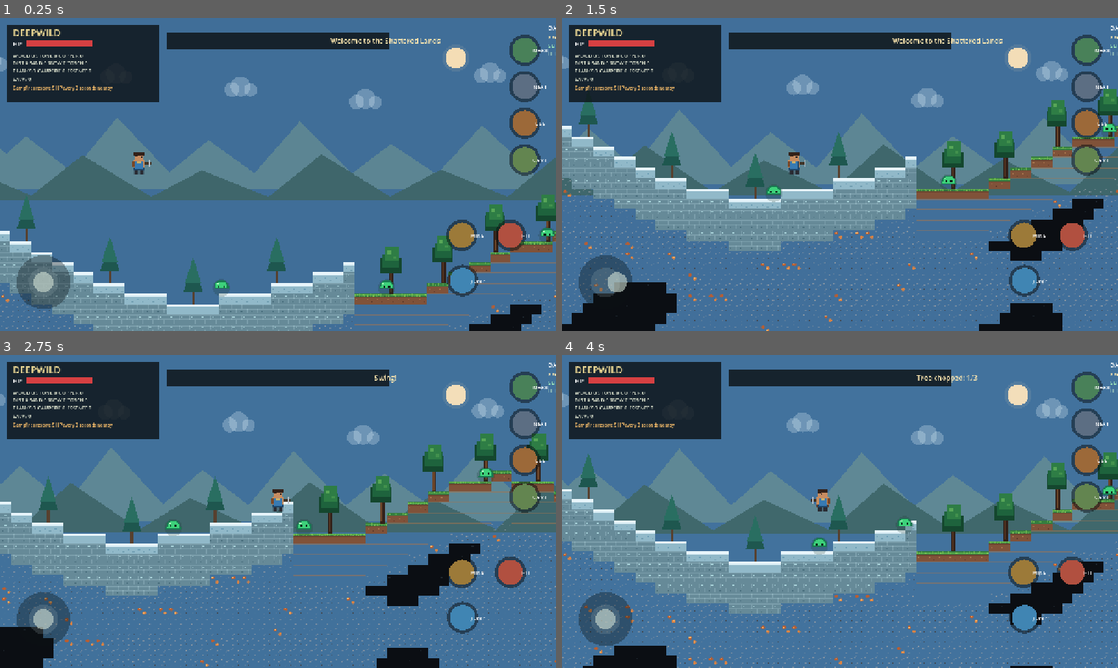
Above: before the commit, frames 1-4 (two rows, left to right).
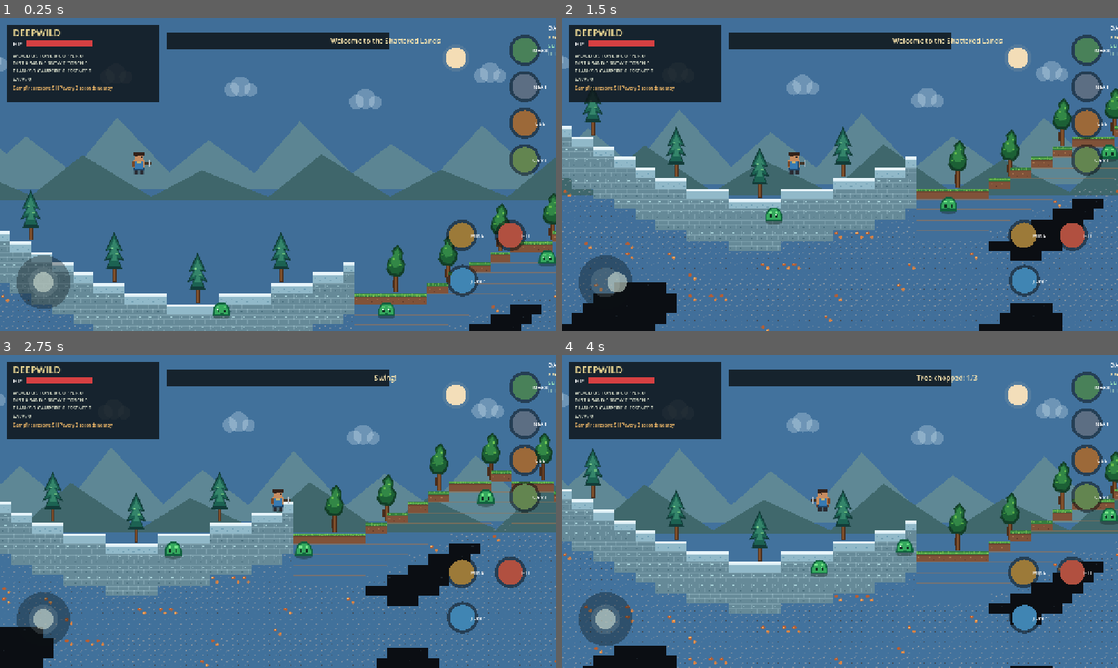
Above: after the commit, the same moments.

Repository: filesgloom-png/DEEPWILD-Shattered-Lands
Game: Godot game, scene res://scenes/main.tscn
Two runs of this game, one before a commit and one after it. Both use one fixed random seed, a clock stepped at 60 frames per second and the inputs below.
Inputs (mouse positions are in pixels of both pictures, inside the frame that each line leads up to):
- Up to frame 1 (0.25 s): no input
- Up to frame 2 (1.5 s): tap Enter (ui_accept) at 0.5, 0.77 s; move the mouse to (962, 158) at 0.52 s; hold Right (ui_right) 0.53-1.25 s; hold E 0.53-1.25 s; click (962, 158) at 0.67 s; drag from (728, 190) to (812, 237) at 1.27 s
- Up to frame 3 (2.75 s): move the mouse to (333, 442) at 2.02 s; hold Right (ui_right) from 2.03 s (still down); tap X at 2.1 s
- Up to frame 4 (4 s): release Right (ui_right) at 2.75 s; drag from (812, 574) to (673, 464) at 2.77 s; move the mouse to (1006, 558) at 3.52 s; hold Left (ui_left) from 3.53 s (still down); tap F at 3.6 s; tap Enter (ui_accept) at 3.77 s

The runs differ from the first frame. In frame 1, 3.0% of the frame differs, in the area x 3-100%, y 54-96%; in frame 2, 3.1%; in frame 3, 3.3%, in the area x 7-100%, y 24-66%; in frame 4, 3.2%.

Commit message:
Use atlas sprites for trees, biome plants and slimes

Diff:
--- a/scripts/main.gd
+++ b/scripts/main.gd
@@ -2,6 +2,7 @@
 
 const TILE := 24
 const TERRAIN_ATLAS: Texture2D = preload("res://assets/terrain_atlas.svg")
+const CREATURE_ATLAS: Texture2D = preload("res://assets/creature_atlas.svg")
 const WORLD_WIDTH := 240
 const WORLD_DEPTH := 46
 const GRAVITY := 1150.0
@@ -676,26 +677,13 @@
 				draw_colored_polygon(PackedVector2Array([Vector2(px + 10, ground_screen_y - 8), Vector2(px + 13, ground_screen_y - 18), Vector2(px + 16, ground_screen_y - 8)]), Color(1.0, 0.78, 0.22))
 
 func _draw_cactus(x: float, y: float) -> void:
-	draw_rect(Rect2(x + 9, y - 45, 7, 45), Color(0.18, 0.49, 0.29))
-	draw_rect(Rect2(x + 1, y - 33, 8, 6), Color(0.21, 0.55, 0.32))
-	draw_rect(Rect2(x + 1, y - 41, 6, 14), Color(0.21, 0.55, 0.32))
-	draw_rect(Rect2(x + 16, y - 28, 7, 6), Color(0.21, 0.55, 0.32))
-	draw_rect(Rect2(x + 17, y - 37, 6, 15), Color(0.21, 0.55, 0.32))
+	draw_texture_rect_region(CREATURE_ATLAS, Rect2(x - 1, y - 120, 48, 120), Rect2(96, 0, 48, 120))
 
 func _draw_pine(x: float, y: float) -> void:
-	draw_rect(Rect2(x + 10, y - 62, 7, 62), Color(0.34, 0.25, 0.18))
-	draw_colored_polygon(PackedVector2Array([Vector2(x - 10, y - 28), Vector2(x + 13, y - 91), Vector2(x + 35, y - 28)]), Color(0.12, 0.34, 0.31))
-	draw_colored_polygon(PackedVector2Array([Vector2(x - 6, y - 48), Vector2(x + 13, y - 108), Vector2(x + 31, y - 48)]), Color(0.16, 0.43, 0.38))
+	draw_texture_rect_region(CREATURE_ATLAS, Rect2(x - 1, y - 120, 48, 120), Rect2(48, 0, 48, 120))
 
 func _draw_tree(x: float, y: float) -> void:
-	# Layered canopy, brighter leaf patches and a shaded trunk.
-	draw_rect(Rect2(x + 8, y - 65, 10, 66), Color(0.20, 0.13, 0.10))
-	draw_rect(Rect2(x + 10, y - 64, 4, 61), Color(0.42, 0.27, 0.16))
-	draw_rect(Rect2(x - 13, y - 82, 48, 35), Color(0.08, 0.28, 0.18))
-	draw_rect(Rect2(x - 8, y - 91, 39, 33), Color(0.12, 0.39, 0.24))
-	draw_rect(Rect2(x - 2, y - 108, 32, 34), Color(0.18, 0.49, 0.27))
-	draw_rect(Rect2(x + 3, y - 99, 9, 8), Color(0.34, 0.65, 0.34))
-	draw_rect(Rect2(x + 17, y - 86, 7, 6), Color(0.26, 0.57, 0.30))
+	draw_texture_rect_region(CREATURE_ATLAS, Rect2(x - 1, y - 120, 48, 120), Rect2(0, 0, 48, 120))
 
 func _draw_player() -> void:
 	var p := player - camera_offset
@@ -721,12 +709,7 @@
 func _draw_slimes() -> void:
 	for slime in slimes:
 		var p := slime - camera_offset
-		draw_circle(Vector2(p.x, p.y + 1.0), 20.0, Color(0.10, 0.22, 0.17, 0.22))
-		draw_colored_polygon(PackedVector2Array([Vector2(p.x - 17, p.y + 4), Vector2(p.x - 15, p.y - 9), Vector2(p.x - 7, p.y - 16), Vector2(p.x + 8, p.y - 16), Vector2(p.x + 16, p.y - 7), Vector2(p.x + 18, p.y + 4)]), Color(0.10, 0.48, 0.32))
-		draw_colored_polygon(PackedVector2Array([Vector2(p.x - 14, p.y + 2), Vector2(p.x - 12, p.y - 8), Vector2(p.x - 5, p.y - 13), Vector2(p.x + 7, p.y - 13), Vector2(p.x + 13, p.y - 6), Vector2(p.x + 14, p.y + 2)]), Color(0.24, 0.82, 0.48))
-		draw_rect(Rect2(p.x - 8, p.y - 5, 4, 5), Color(0.05, 0.13, 0.10))
-		draw_rect(Rect2(p.x + 4, p.y - 5, 4, 5), Color(0.05, 0.13, 0.10))
-		draw_rect(Rect2(p.x - 10, p.y - 10, 4, 2), Color(0.70, 1.0, 0.76))
+		draw_texture_rect_region(CREATURE_ATLAS, Rect2(p.x - 24, p.y - 37, 48, 120), Rect2(144, 0, 48, 120))
 
 func _draw_hud(size: Vector2) -> void:
 	draw_rect(Rect2(16, 16, 350, 178), Color(0.055, 0.08, 0.10, 0.84))
